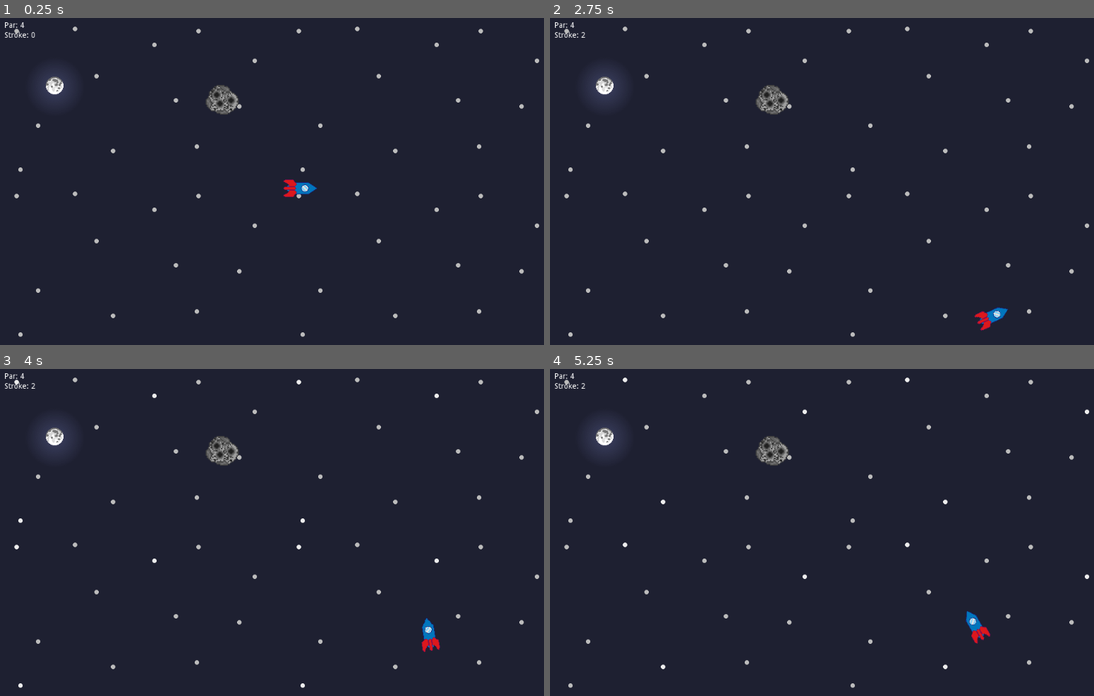
Above: before the commit, frames 1-4 (two rows, left to right).
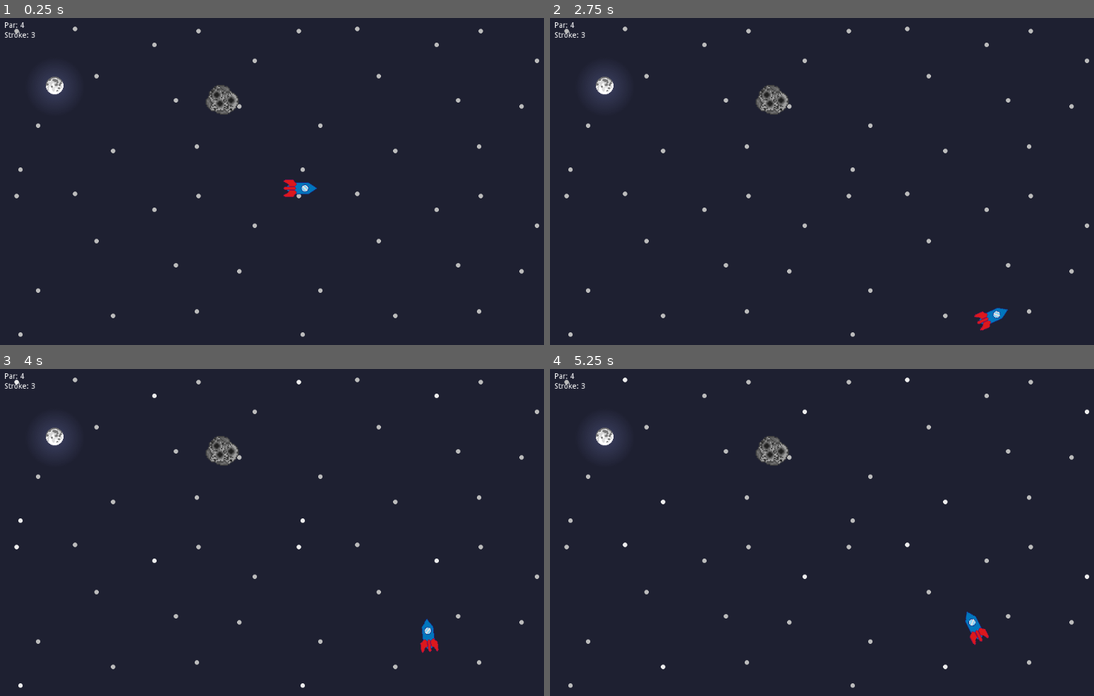
Above: after the commit, the same moments.

Repository: bzeo/GameOff2020
Game: Godot game, scene res://MainTest.tscn
The game is run twice, just before and just after one commit, with the same random seed, the same clock (stepped at 60 frames per second) and the same inputs.
Inputs (mouse positions are in pixels of both pictures, inside the frame that each line leads up to):
- Up to frame 1 (0.25 s): no input
- Up to frame 2 (2.75 s): tap Enter at 0.5 s; move the mouse to (952, 165) at 0.52 s; click (952, 165) at 0.67 s; drag from (718, 197) to (604, 86) at 1.27 s; move the mouse to (887, 106) at 2.02 s
- Up to frame 3 (4 s): drag from (250, 597) to (108, 480) at 2.77 s; move the mouse to (451, 581) at 3.52 s; hold Down (ui_down) from 3.53 s (still down)
- Up to frame 4 (5.25 s): release Down (ui_down) at 4.25 s; drag from (658, 480) to (745, 447) at 4.27 s; move the mouse to (860, 532) at 5.02 s; hold Down (ui_down) from 5.03 s (still down); click (860, 532) at 5.17 s

The runs differ from the first frame. In frame 1, less than 0.1% of the frame differs, in the area x 5-7%, y 4-7%; in frame 2, less than 0.1%; in frame 3, 0.2%; in frame 4, 0.2%, in the area x 5-81%, y 4-85%.

Commit message:
added buttons, and level system

Diff:
--- /dev/null
+++ b/Global/Global.gd
@@ -0,0 +1,11 @@
+extends Node
+
+
+var total_shots = 0
+var current_level = 0
+
+func increase_level():
+	current_level += 1
+
+func add_to_shots(shots):
+	total_shots += shots
--- a/HUD/HUD.gd
+++ b/HUD/HUD.gd
@@ -2,4 +2,5 @@
 
 
 func _process(delta):
-	$VBoxContainer/CurrentStroke.text = "Stroke: " + str(get_parent().find_node("Ship").stroke_count)
+	if get_parent().find_node("ship"):
+		$VBoxContainer/CurrentStroke.text = "Stroke: " + str(get_parent().find_node("Ship").stroke_count)
--- /dev/null
+++ b/Levels/LevelSelector.gd
@@ -0,0 +1,13 @@
+extends ColorRect
+
+
+var point_unit_offsets = [0, 0.1068, 0.2816, 0.3884, 0.5049, 0.6408, 0.7088, 0.801, 0.8932, 1]
+
+func _process(delta):
+	if $Path2D/PathFollow2D.unit_offset < point_unit_offsets[Global.current_level]:
+		$Path2D/PathFollow2D.unit_offset += 0.05 * delta
+
+func _input(event):
+	if event.is_action_pressed("ui_down"):
+		if Global.current_level < 9:
+			Global.increase_level()
--- /dev/null
+++ b/Levels/LevelSelector.tscn
@@ -0,0 +1,338 @@
+[gd_scene load_steps=20 format=2]
+
+[ext_resource path="res://Menus/Open_Sans_Condensed/OpenSansCondensed-Bold.ttf" type="DynamicFontData" id=1]
+[ext_resource path="res://Menus/OutlineButtonNormal.png" type="Texture" id=2]
+[ext_resource path="res://Levels/LevelSelector.gd" type="Script" id=3]
+[ext_resource path="res://Ship/Rocket.png" type="Texture" id=4]
+
+[sub_resource type="DynamicFont" id=2]
+size = 21
+outline_size = 1
+use_filter = true
+font_data = ExtResource( 1 )
+
+[sub_resource type="StreamTexture" id=3]
+load_path = "res://.import/OutlineButtonNormal.png-0d4070bdcd1e47bac06414f2b71a2555.stex"
+
+[sub_resource type="DynamicFont" id=4]
+size = 21
+outline_size = 1
+use_filter = true
+font_data = ExtResource( 1 )
+
+[sub_resource type="StreamTexture" id=5]
+load_path = "res://.import/OutlineButtonNormal.png-0d4070bdcd1e47bac06414f2b71a2555.stex"
+
+[sub_resource type="DynamicFont" id=6]
+size = 21
+outline_size = 1
+use_filter = true
+font_data = ExtResource( 1 )
+
+[sub_resource type="StreamTexture" id=7]
+load_path = "res://.import/OutlineButtonNormal.png-0d4070bdcd1e47bac06414f2b71a2555.stex"
+
+[sub_resource type="DynamicFont" id=8]
+size = 21
+outline_size = 1
+use_filter = true
+font_data = ExtResource( 1 )
+
+[sub_resource type="StreamTexture" id=9]
+load_path = "res://.import/OutlineButtonNormal.png-0d4070bdcd1e47bac06414f2b71a2555.stex"
+
+[sub_resource type="DynamicFont" id=10]
+size = 21
+outline_size = 1
+use_filter = true
+font_data = ExtResource( 1 )
+
+[sub_resource type="StreamTexture" id=11]
+load_path = "res://.import/OutlineButtonNormal.png-0d4070bdcd1e47bac06414f2b71a2555.stex"
+
+[sub_resource type="StreamTexture" id=12]
+load_path = "res://.import/OutlineButtonNormal.png-0d4070bdcd1e47bac06414f2b71a2555.stex"
+
+[sub_resource type="StreamTexture" id=13]
+load_path = "res://.import/OutlineButtonNormal.png-0d4070bdcd1e47bac06414f2b71a2555.stex"
+
+[sub_resource type="StreamTexture" id=14]
+load_path = "res://.import/OutlineButtonNormal.png-0d4070bdcd1e47bac06414f2b71a2555.stex"
+
+[sub_resource type="StreamTexture" id=15]
+load_path = "res://.import/OutlineButtonNormal.png-0d4070bdcd1e47bac06414f2b71a2555.stex"
+
+[sub_resource type="Curve2D" id=1]
+_data = {
+"points": PoolVector2Array( 0, 0, 0, 0, 151.492, 408.6, -58.1272, 26.5463, 58.1272, -26.5463, 211.908, 209.046, -75.0619, -21.9693, 75.0619, 21.9693, 343.266, 517.532, -76.435, 51.2618, 76.435, -51.2618, 453.57, 338.573, -62.2465, 69.5696, 62.2465, -69.5696, 462.724, 115.676, -48.0579, -6.86542, 48.0579, 6.86542, 668.687, 251.611, -55.8387, 22.8847, 55.8387, -22.8847, 769.38, 155.495, 1.37308, -47.6002, -1.37308, 47.6002, 866.411, 298.754, -6.40772, -40.2771, 6.40772, 40.2771, 742.376, 445.216, 0, 0, 0, 0, 935.523, 514.786 )
+}
+
+[node name="LevelSelector" type="ColorRect"]
+anchor_top = 0.000631714
+anchor_right = 1.0
+anchor_bottom = 1.00063
+color = Color( 0.027451, 0.0196078, 0.0627451, 1 )
+script = ExtResource( 3 )
+__meta__ = {
+"_edit_use_anchors_": false
+}
+
+[node name="Line2D" type="Line2D" parent="."]
+points = PoolVector2Array( 150, 408, 158.215, 329.058, 172.776, 267.637, 191.751, 228.5, 215, 211, 231.971, 217.006, 245.961, 247.873, 278.826, 372.229, 301.033, 456.392, 320.574, 495.919, 350, 520, 380.176, 508.577, 410.821, 409.98, 423.923, 373.117, 439.023, 353.576, 455, 342, 473.443, 316.713, 478.773, 284.736, 467.892, 245.875, 450.571, 193.69, 447.24, 156.605, 451.459, 135.731, 465, 117, 486.723, 102.465, 515.369, 106.907, 548.013, 133.555, 626.179, 220.16, 657.49, 243.698, 679, 247, 694.131, 243.787, 741.653, 178.056, 760.75, 160.291, 774, 154, 796.813, 156.649, 821.685, 174.858, 840.56, 205.947, 856.327, 243.254, 866, 304, 855.216, 324.752, 773.719, 399.143, 746.183, 427.568, 744, 444, 757.641, 462.565, 810.715, 485.127, 901.672, 509.82, 934, 517 )
+default_color = Color( 0.121569, 0.027451, 0.388235, 1 )
+
+[node name="Level01" type="TextureButton" parent="."]
+margin_left = 135.935
+margin_top = 389.956
+margin_right = 167.935
+margin_bottom = 421.956
+disabled = true
+texture_normal = ExtResource( 2 )
+texture_pressed = ExtResource( 2 )
+texture_hover = ExtResource( 2 )
+texture_disabled = ExtResource( 2 )
+__meta__ = {
+"_edit_group_": true,
+"_edit_use_anchors_": false
+}
+
+[node name="Label" type="Label" parent="Level01"]
+margin_right = 31.0
+margin_bottom = 30.0
+custom_fonts/font = SubResource( 2 )
+custom_colors/font_color = Color( 0, 0, 0, 1 )
+text = "1"
+align = 1
+valign = 1
+
+[node name="Level02" type="TextureButton" parent="."]
+margin_left = 199.187
+margin_top = 196.641
+margin_right = 231.187
+margin_bottom = 228.641
+disabled = true
+texture_normal = SubResource( 3 )
+texture_pressed = SubResource( 3 )
+texture_hover = SubResource( 3 )
+texture_disabled = SubResource( 3 )
+__meta__ = {
+"_edit_group_": true,
+"_edit_use_anchors_": false
+}
+
+[node name="Label" type="Label" parent="Level02"]
+margin_right = 31.0
+margin_bottom = 30.0
+custom_fonts/font = SubResource( 4 )
+custom_colors/font_color = Color( 0, 0, 0, 1 )
+text = "2"
+align = 1
+valign = 1
+
+[node name="Level03" type="TextureButton" parent="."]
+margin_left = 335.97
+margin_top = 500.647
+margin_right = 367.97
+margin_bottom = 532.647
+disabled = true
+texture_normal = SubResource( 5 )
+texture_pressed = SubResource( 5 )
+texture_hover = SubResource( 5 )
+texture_disabled = SubResource( 5 )
+__meta__ = {
+"_edit_group_": true,
+"_edit_use_anchors_": false
+}
+
+[node name="Label" type="Label" parent="Level03"]
+margin_right = 31.0
+margin_bottom = 30.0
+custom_fonts/font = SubResource( 6 )
+custom_colors/font_color = Color( 0, 0, 0, 1 )
+text = "3"
+align = 1
+valign = 1
+
+[node name="Level04" type="TextureButton" parent="."]
+margin_left = 439.15
+margin_top = 324.727
+margin_right = 471.15
+margin_bottom = 356.727
+disabled = true
+texture_normal = SubResource( 7 )
+texture_pressed = SubResource( 7 )
+texture_hover = SubResource( 7 )
+texture_disabled = SubResource( 7 )
+__meta__ = {
+"_edit_group_": true,
+"_edit_use_anchors_": false
+}
+
+[node name="Label" type="Label" parent="Level04"]
+margin_right = 31.0
+margin_bottom = 30.0
+custom_fonts/font = SubResource( 8 )
+custom_colors/font_color = Color( 0, 0, 0, 1 )
+text = "4"
+align = 1
+valign = 1
+
+[node name="Level05" type="TextureButton" parent="."]
+margin_left = 449.824
+margin_top = 100.577
+margin_right = 481.824
+margin_bottom = 132.577
+disabled = true
+texture_normal = SubResource( 9 )
+texture_pressed = SubResource( 9 )
+texture_hover = SubResource( 9 )
+texture_disabled = SubResource( 9 )
+__meta__ = {
+"_edit_group_": true,
+"_edit_use_anchors_": false
+}
+
+[node name="Label" type="Label" parent="Level05"]
+margin_right = 31.0
+margin_bottom = 30.0
+custom_fonts/font = SubResource( 10 )
+custom_colors/font_color = Color( 0, 0, 0, 1 )
+text = "5"
+align = 1
+valign = 1
+
+[node name="Level06" type="TextureButton" parent="."]
+margin_left = 660.928
+margin_top = 233.011
+margin_right = 692.928
+margin_bottom = 265.011
+disabled = true
+texture_normal = SubResource( 11 )
+texture_pressed = SubResource( 11 )
+texture_hover = SubResource( 11 )
+texture_disabled = SubResource( 11 )
+__meta__ = {
+"_edit_group_": true,
+"_edit_use_anchors_": false
+}
+
+[node name="Label" type="Label" parent="Level06"]
+margin_right = 31.0
+margin_bottom = 30.0
+custom_fonts/font = SubResource( 2 )
+custom_colors/font_color = Color( 0, 0, 0, 1 )
+text = "6"
+align = 1
+valign = 1
+
+[node name="Level07" type="TextureButton" parent="."]
+margin_left = 756.597
+margin_top = 138.924
+margin_right = 788.597
+margin_bottom = 170.924
+disabled = true
+texture_normal = SubResource( 12 )
+texture_pressed = SubResource( 12 )
+texture_hover = SubResource( 12 )
+texture_disabled = SubResource( 12 )
+__meta__ = {
+"_edit_group_": true,
+"_edit_use_anchors_": false
+}
+
+[node name="Label" type="Label" parent="Level07"]
+margin_right = 31.0
+margin_bottom = 30.0
+custom_fonts/font = SubResource( 2 )
+custom_colors/font_color = Color( 0, 0, 0, 1 )
+text = "7"
+align = 1
+valign = 1
+
+[node name="Level08" type="TextureButton" parent="."]
+margin_left = 851.475
+margin_top = 284.799
+margin_right = 883.475
+margin_bottom = 316.799
+disabled = true
+texture_normal = SubResource( 13 )
+texture_pressed = SubResource( 13 )
+texture_hover = SubResource( 13 )
+texture_disabled = SubResource( 13 )
+__meta__ = {
+"_edit_group_": true,
+"_edit_use_anchors_": false
+}
+
+[node name="Label" type="Label" parent="Level08"]
+margin_right = 31.0
+margin_bottom = 30.0
+custom_fonts/font = SubResource( 2 )
+custom_colors/font_color = Color( 0, 0, 0, 1 )
+text = "8"
+align = 1
+valign = 1
+
+[node name="Level09" type="TextureButton" parent="."]
+margin_left = 731.296
+margin_top = 427.512
+margin_right = 763.296
+margin_bottom = 459.512
+disabled = true
+texture_normal = SubResource( 14 )
+texture_pressed = SubResource( 14 )
+texture_hover = SubResource( 14 )
+texture_disabled = SubResource( 14 )
+__meta__ = {
+"_edit_group_": true,
+"_edit_use_anchors_": false
+}
+
+[node name="Label" type="Label" parent="Level09"]
+margin_right = 31.0
+margin_bottom = 30.0
+custom_fonts/font = SubResource( 2 )
+custom_colors/font_color = Color( 0, 0, 0, 1 )
+text = "9"
+align = 1
+valign = 1
+
+[node name="Level10" type="TextureButton" parent="."]
+margin_left = 917.495
+margin_top = 499.856
+margin_right = 949.495
+margin_bottom = 531.856
+disabled = true
+texture_normal = SubResource( 15 )
+texture_pressed = SubResource( 15 )
+texture_hover = SubResource( 15 )
+texture_disabled = SubResource( 15 )
+__meta__ = {
+"_edit_group_": true,
+"_edit_use_anchors_": false
+}
+
+[node name="Label" type="Label" parent="Level10"]
+margin_right = 31.0
+margin_bottom = 30.0
+custom_fonts/font = SubResource( 2 )
+custom_colors/font_color = Color( 0, 0, 0, 1 )
+text = "10"
+align = 1
+valign = 1
+__meta__ = {
+"_edit_use_anchors_": false
+}
+
+[node name="Path2D" type="Path2D" parent="."]
+curve = SubResource( 1 )
+
+[node name="PathFollow2D" type="PathFollow2D" parent="Path2D"]
+position = Vector2( 151.492, 408.6 )
+rotation = -1.54555
+cubic_interp = false
+loop = false
+
+[node name="Sprite" type="Sprite" parent="Path2D/PathFollow2D"]
+rotation = 1.5708
+texture = ExtResource( 4 )
--- /dev/null
+++ b/Menus/MainMenu.gd
@@ -0,0 +1,12 @@
+extends ColorRect
+
+
+func _on_LicensingButton_pressed():
+	$LicensingInformation.show()
+
+func _on_Back_pressed():
+	$LicensingInformation.hide()
+
+
+func _on_PlayButton_pressed():
+	get_tree().change_scene("res://Levels/LevelSelector.tscn")
--- /dev/null
+++ b/Menus/MainMenu.tscn
@@ -0,0 +1,150 @@
+[gd_scene load_steps=13 format=2]
+
+[ext_resource path="res://Menus/MainMenu.gd" type="Script" id=1]
+[ext_resource path="res://Menus/Open_Sans_Condensed/OpenSansCondensed-Light.ttf" type="DynamicFontData" id=2]
+[ext_resource path="res://Menus/Open_Sans_Condensed/OpenSansCondensed-Bold.ttf" type="DynamicFontData" id=3]
+[ext_resource path="res://Menus/PlayButtonPressed.png" type="Texture" id=4]
+[ext_resource path="res://Menus/PlayButtonNormal.png" type="Texture" id=5]
+[ext_resource path="res://Menus/OutlineButtonPressed.png" type="Texture" id=6]
+[ext_resource path="res://Menus/OutlineButtonNormal.png" type="Texture" id=7]
+
+[sub_resource type="DynamicFont" id=1]
+size = 40
+use_filter = true
+font_data = ExtResource( 2 )
+
+[sub_resource type="StyleBoxTexture" id=4]
+texture = ExtResource( 7 )
+region_rect = Rect2( 0, 0, 32, 32 )
+margin_left = 4.60905
+margin_right = 4.60905
+margin_top = 5.53086
+margin_bottom = 4.74074
+
+[sub_resource type="StyleBoxTexture" id=3]
+texture = ExtResource( 6 )
+region_rect = Rect2( 0, 0, 32, 32 )
+margin_left = 5.66255
+margin_right = 5.00412
+margin_top = 5.1358
+margin_bottom = 5.39918
+
+[sub_resource type="DynamicFont" id=5]
+size = 28
+outline_size = 1
+use_filter = true
+font_data = ExtResource( 3 )
+
+[sub_resource type="DynamicFont" id=2]
+size = 15
+use_filter = true
+font_data = ExtResource( 2 )
+
+[node name="MainMenu" type="ColorRect"]
+anchor_right = 1.0
+anchor_bottom = 1.0
+color = Color( 0.027451, 0.0196078, 0.0627451, 1 )
+script = ExtResource( 1 )
+__meta__ = {
+"_edit_use_anchors_": false
+}
+
+[node name="Title" type="Label" parent="."]
+anchor_right = 1.0
+margin_top = 71.0
+margin_bottom = 135.0
+custom_fonts/font = SubResource( 1 )
+text = "Moon Golf"
+align = 1
+__meta__ = {
+"_edit_use_anchors_": false
+}
+
+[node name="PlayButton" type="TextureButton" parent="."]
+margin_left = 491.0
+margin_top = 472.0
+margin_right = 524.0
+margin_bottom = 504.0
+rect_scale = Vector2( 2, 2 )
+texture_normal = ExtResource( 5 )
+texture_pressed = ExtResource( 4 )
+__meta__ = {
+"_edit_use_anchors_": false
+}
+
+[node name="LicensingButton" type="Button" parent="."]
+margin_left = 22.5987
+margin_top = 529.599
+margin_right = 161.599
+margin_bottom = 578.87
+custom_styles/hover = SubResource( 4 )
+custom_styles/pressed = SubResource( 3 )
+custom_styles/normal = SubResource( 4 )
+custom_fonts/font = SubResource( 5 )
+custom_colors/font_color = Color( 0.298039, 0.298039, 0.298039, 1 )
+custom_colors/font_color_hover = Color( 0.215686, 0.215686, 0.215686, 1 )
+custom_colors/font_color_pressed = Color( 0, 0, 0, 1 )
+text = "Licenses"
+__meta__ = {
+"_edit_use_anchors_": false
+}
+
+[node name="LicensingInformation" type="ColorRect" parent="."]
+visible = false
+anchor_right = 1.0
+anchor_bottom = 1.0
+color = Color( 0.027451, 0.0196078, 0.0627451, 1 )
+__meta__ = {
+"_edit_use_anchors_": false
+}
+
+[node name="LicensingText" type="Label" parent="LicensingInformation"]
+anchor_left = 0.5
+anchor_top = 0.5
+anchor_right = 0.5
+anchor_bottom = 0.5
+margin_left = -499.5
+margin_top = -281.5
+margin_right = 499.5
+margin_bottom = 281.5
+custom_fonts/font = SubResource( 2 )
+text = "Godot Game Engine:
+https://godotengine.org/license
+This game uses Godot Engine, available under the following license:
+
+Copyright (c) 2007-2020 Juan Linietsky, Ariel Manzur. Copyright (c) 2014-2020 Godot Engine contributors.
+
+Permission is hereby granted, free of charge, to any person obtaining a copy of this software and associated documentation files (the \\\\\\\"Software\\\\\\\"),
+to deal in the Software without restriction, including without limitation the rights to use, copy, modify, merge, publish, distribute, sublicense, and/or
+sell copies of the Software, and to permit persons to whom the Software is furnished to do so, subject to the following conditions:
+
+The above copyright notice and this permission notice shall be included in all copies or substantial portions of the Software.
+
+THE SOFTWARE IS PROVIDED \\\\\\\"AS IS\\\\\\\", WITHOUT WARRANTY OF ANY KIND, EXPRESS OR IMPLIED, INCLUDING BUT NOT LIMITED TO THE WARRANTIES
+OF MERCHANTABILITY, FITNESS FOR A PARTICULAR PURPOSE AND NONINFRINGEMENT. IN NO EVENT SHALL THE AUTHORS OR COPYRIGHT HOLDERS
+BE LIABLE FOR ANY CLAIM, DAMAGES OR OTHER LIABILITY, WHETHER IN AN ACTION OF CONTRACT, TORT OR OTHERWISE, ARISING FROM, OUT OF OR
+IN CONNECTION WITH THE SOFTWARE OR THE USE OR OTHER DEALINGS IN THE SOFTWARE.
+
+Portions of this software are copyright © 2020 The FreeType Project (www.freetype.org). All rights reserved.
+
+Font:
+https://fonts.google.com/specimen/Open+Sans+Condensed
+Fonts are licensed under the Apache License, Version 2.0. "
+__meta__ = {
+"_edit_use_anchors_": false
+}
+
+[node name="Back" type="Button" parent="LicensingInformation"]
+anchor_left = 1.0
+anchor_right = 1.0
+margin_left = -63.1514
+margin_top = 23.592
+margin_right = -21.1514
+margin_bottom = 43.592
+text = "Back"
+__meta__ = {
+"_edit_use_anchors_": false
+}
+[connection signal="pressed" from="PlayButton" to="." method="_on_PlayButton_pressed"]
+[connection signal="pressed" from="LicensingButton" to="." method="_on_LicensingButton_pressed"]
+[connection signal="pressed" from="LicensingInformation/Back" to="." method="_on_Back_pressed"]
--- a/Moon/Moon.gd
+++ b/Moon/Moon.gd
@@ -1,7 +1,21 @@
 extends Area2D
 
 
+var can_end_round = false
+var body_entered
+
+func _process(delta):
+	if can_end_round && body_entered.sleeping && !body_entered.is_dragging:
+		body_entered.hide()
+		body_entered.queue_free()
+
 func _on_Moon_body_entered(body):
-	if body.name == "Ship" && abs(body.linear_velocity.x) < 150.0 && abs(body.linear_velocity.y) < 150.0:
-		body.hide()
-		body.queue_free()
+	if body.name == "Ship":
+		body_entered = body
+		can_end_round = true
+
+
+func _on_Moon_body_exited(body):
+	if body.name == "Ship":
+		body_entered = null
+		can_end_round = false
--- a/Moon/Moon.tscn
+++ b/Moon/Moon.tscn
@@ -5,7 +5,7 @@
 [ext_resource path="res://Moon/TorchLight.png" type="Texture" id=3]
 
 [sub_resource type="CircleShape2D" id=1]
-radius = 13.5951
+radius = 17.1237
 
 [node name="Moon" type="Area2D"]
 z_index = -1
@@ -21,3 +21,4 @@
 position = Vector2( -7.37271, -1.92331 )
 texture = ExtResource( 3 )
 [connection signal="body_entered" from="." to="." method="_on_Moon_body_entered"]
+[connection signal="body_exited" from="." to="." method="_on_Moon_body_exited"]
--- a/Ship/Ship.tscn
+++ b/Ship/Ship.tscn
@@ -7,8 +7,8 @@
 bounce = 0.5
 
 [sub_resource type="CapsuleShape2D" id=2]
-radius = 11.0017
-height = 37.6044
+radius = 11.6354
+height = 40.8289
 
 [sub_resource type="StyleBoxFlat" id=3]
 bg_color = Color( 1, 0, 0, 1 )
--- a/project.godot
+++ b/project.godot
@@ -19,6 +19,10 @@
 run/main_scene="res://MainTest.tscn"
 config/icon="res://icon.png"
 
+[autoload]
+
+Global="*res://Global/Global.gd"
+
 [input]
 
 mouse_click={
Binary file added: Menus/Open_Sans_Condensed/OpenSansCondensed-Bold.ttf
Binary file added: Menus/Open_Sans_Condensed/OpenSansCondensed-Light.ttf
Binary file added: Menus/Open_Sans_Condensed/OpenSansCondensed-LightItalic.ttf
Binary file added: Menus/OutlineButtonNormal.png
Not shown, added: Menus/OutlineButtonNormal.png.import
Binary file added: Menus/OutlineButtonPressed.png
Not shown, added: Menus/OutlineButtonPressed.png.import
Binary file added: Menus/PlayButtonNormal.png
Not shown, added: Menus/PlayButtonNormal.png.import
Binary file added: Menus/PlayButtonPressed.png
Not shown, added: Menus/PlayButtonPressed.png.import
